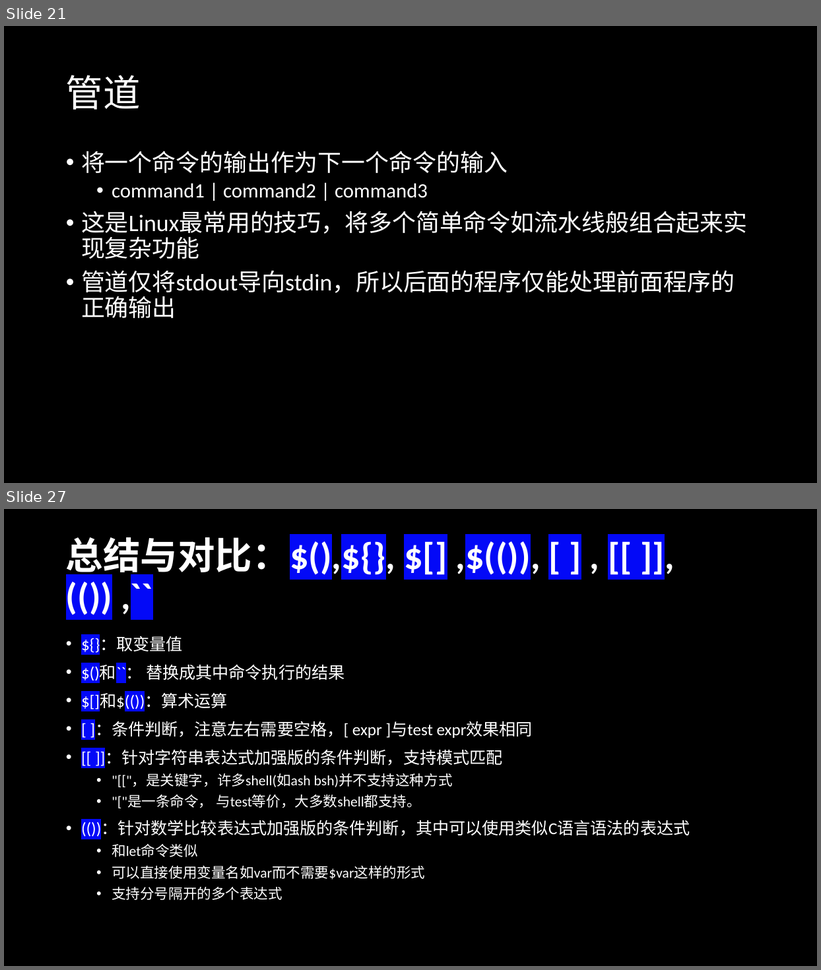
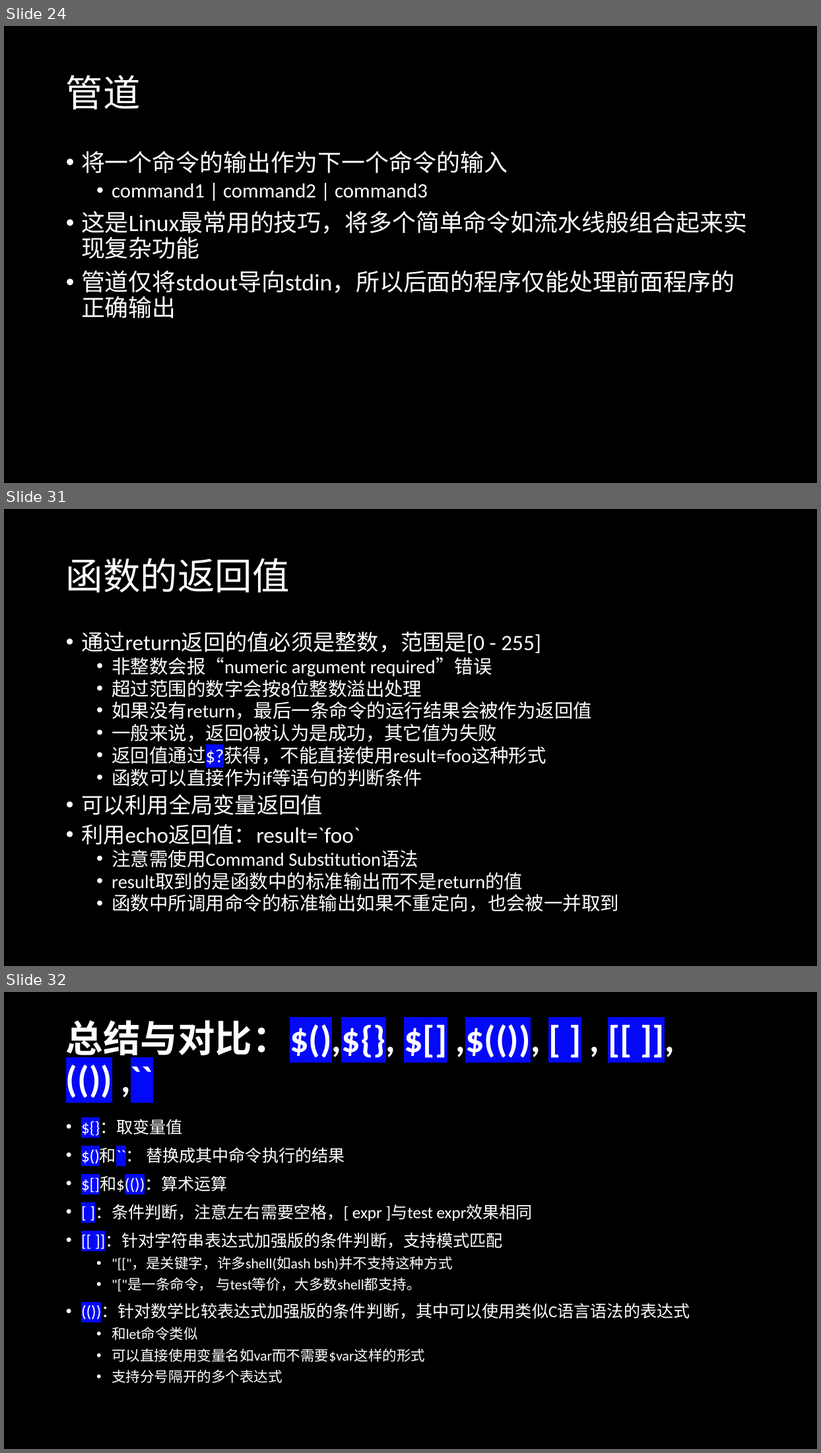
Before and after one commit to SleepySoft/SleepyMemo, a slide deck: Linux命令行和Shell脚本.pptx. Shown one above the other, each under a label of ours: slides 21 and 27 before the commit, slides 24, 31 and 32 after it; the slides between them are not shown. The pictures are 821x970 and 821x1453 pixels, drawn with LibreOffice and Linux fonts; fonts in the diff are those of the drawing. Boxes give left, top, right and bottom in pixels: in the first picture for what was removed or moved away, otherwise in the second. Text is boxed around its words. In the diff, an @@ line names an element or a change of style, - is before the commit and + after.

```diff
--- a/Linux命令行和Shell脚本.pptx
+++ b/Linux命令行和Shell脚本.pptx
@@ slide 31 added at (x1=4, y1=509, x2=817, y2=966), background #000000 @@
@@ title added at (x1=66, y1=558, x2=290, y2=593), 44 pt, text #FFFFFF @@
+函数的返回值
@@ text added at (x1=81, y1=632, x2=619, y2=912), 22.2 pt, text #FFFFFF @@
+• 通过return返回的值必须是整数，范围是[0 - 255]
+  • 非整数会报“numeric argument required”错误
+  • 超过范围的数字会按8位整数溢出处理
+  • 如果没有return，最后一条命令的运行结果会被作为返回值
+  • 一般来说，返回0被认为是成功，其它值为失败
+  • 返回值通过$?获得，不能直接使用result=foo这种形式
+  • 函数可以直接作为if等语句的判断条件
+• 可以利用全局变量返回值
+• 利用echo返回值：result=`foo`
+  • 注意需使用Command Substitution语法
+  • result取到的是函数中的标准输出而不是return的值
+  • 函数中所调用命令的标准输出如果不重定向，也会被一并取到
@@ what was slide 21 is now slide 24 @@
@@ what was slide 27 is now slide 32 @@
```
Also in this commit, not shown: 2 slides changed, 7 other slides added, 3 slides removed.
